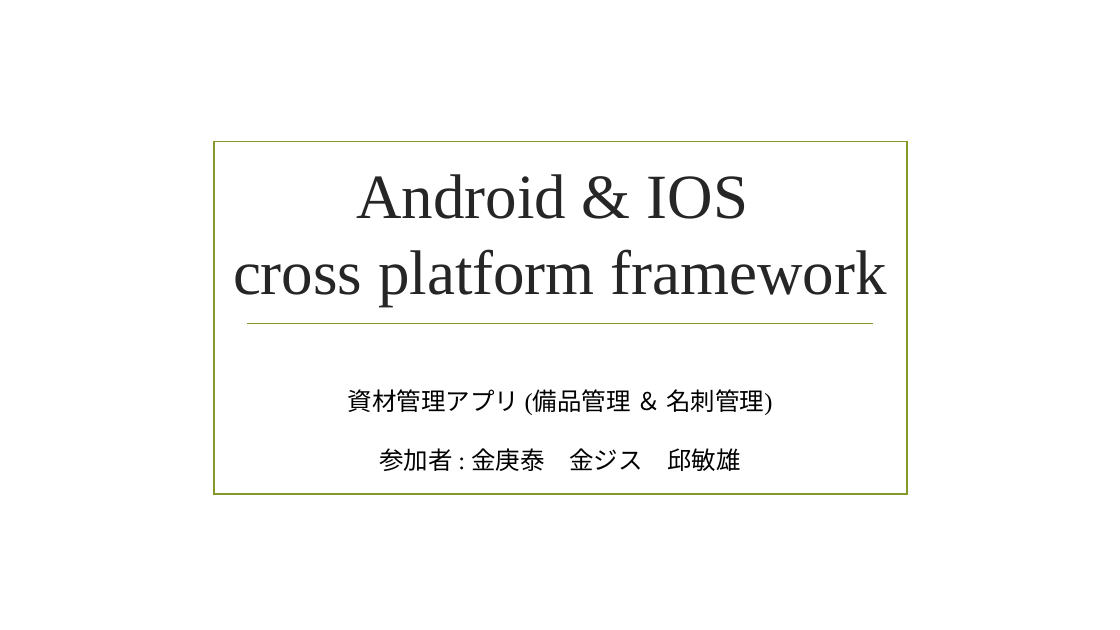
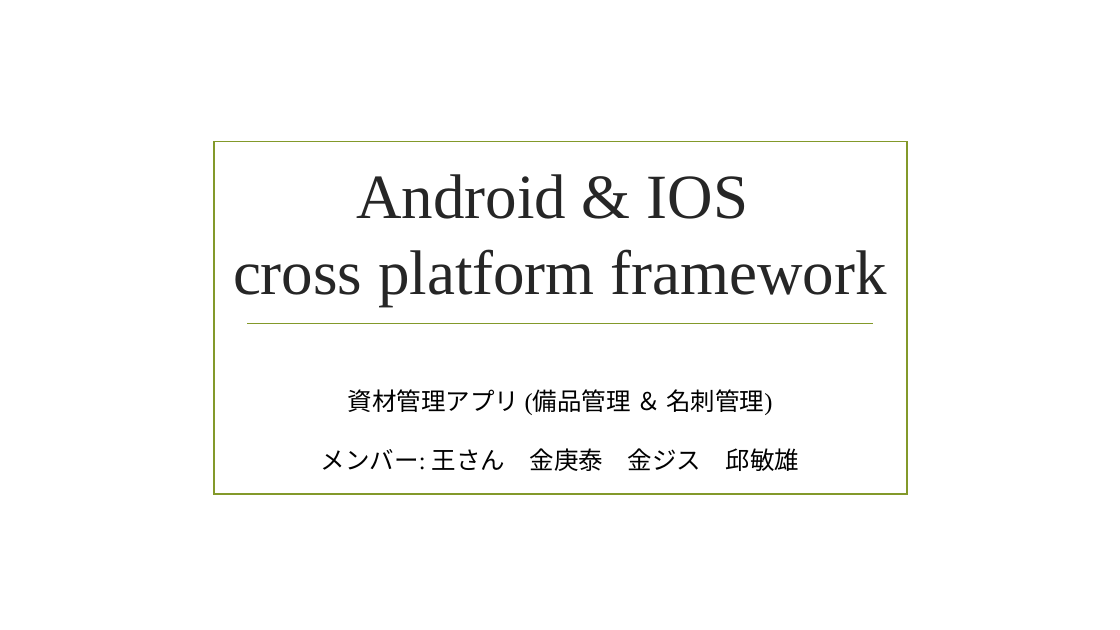
Before and after one commit to ouyou58/SmartingApp, a slide deck: slide 1 of lib/Android & IOS.pptx. Drawn at 1120x630 pixels with LibreOffice and Linux fonts; fonts in the diff are those of the drawing; background and template pictures are left out. Boxes give left, top, right and bottom in pixels: in the first picture for what was removed or moved away, otherwise in the second. Text is boxed around its words. In the diff, an @@ line names an element or a change of style, - is before the commit and + after.

```diff
--- a/lib/Android & IOS.pptx
+++ b/lib/Android & IOS.pptx
@@ text at [321, 448, 799, 471]: text changed @@
-参加者 : 金庚泰 金ジス 邱敏雄
+メンバー: 王さん 金庚泰 金ジス 邱敏雄
```
Also in this commit, not shown: 3 other slides changed, 3 slides added.
